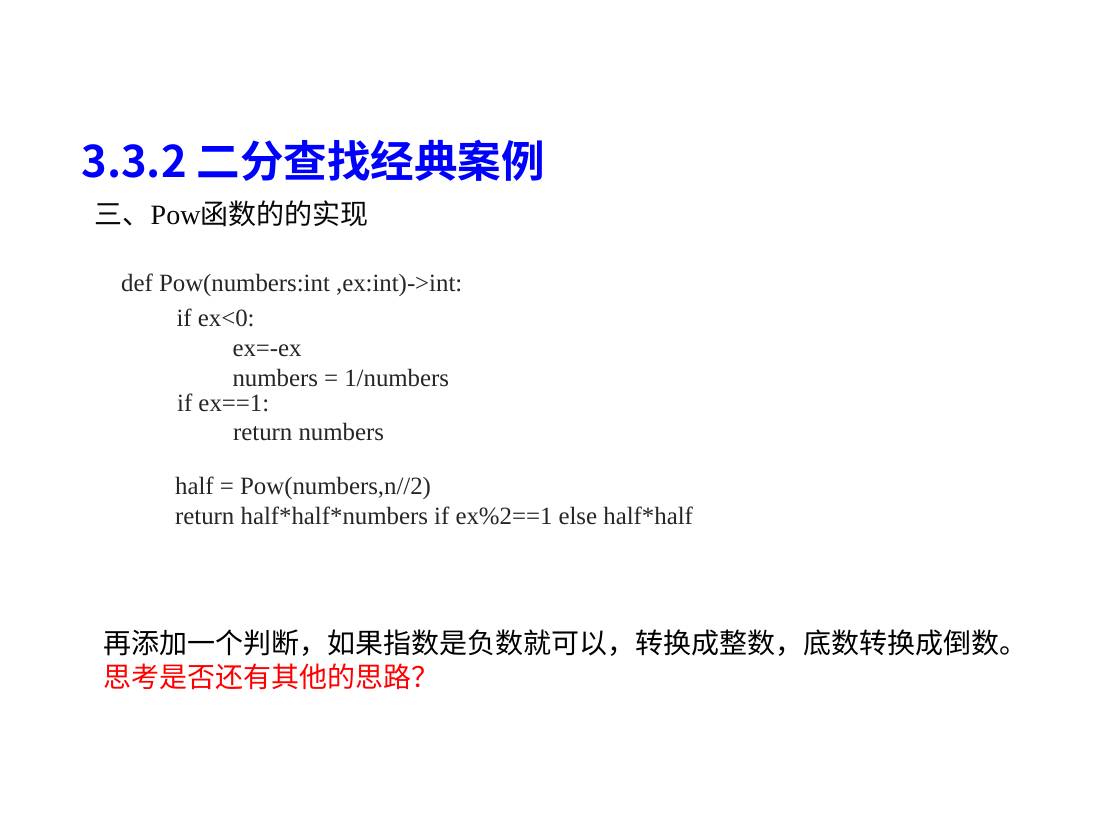
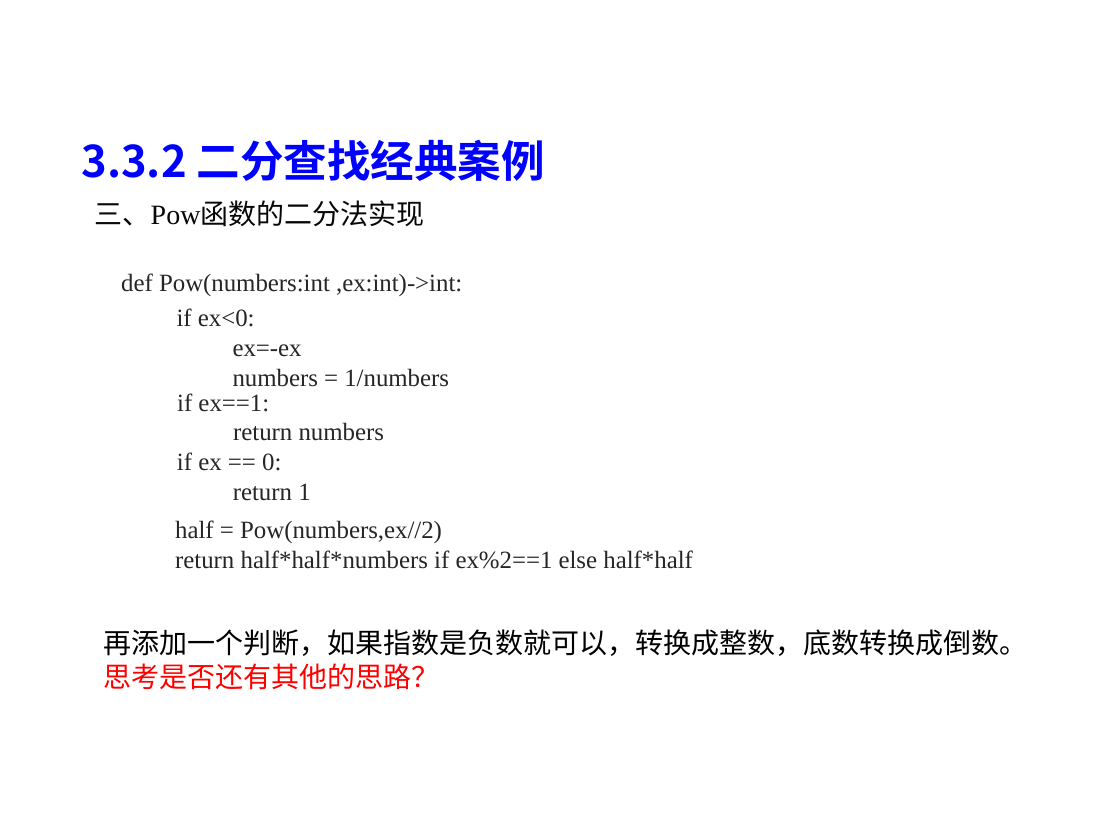
Before and after one commit to liutongling/DP, a slide deck: slide 81 of file/第3章 分治法计.pptx. Drawn at 1120x840 pixels with LibreOffice and Linux fonts; fonts in the diff are those of the drawing; background and template pictures are left out. Boxes give left, top, right and bottom in pixels: in the first picture for what was removed or moved away, otherwise in the second. Text is boxed around its words. In the diff, an @@ line names an element or a change of style, - is before the commit and + after.

```diff
--- a/file/第3章 分治法计.pptx
+++ b/file/第3章 分治法计.pptx
@@ text at bbox=[95, 200, 425, 227]: text changed @@
-三、Pow函数的的实现
+三、Pow函数的二分法实现
@@ text at bbox=[177, 452, 310, 501]: paragraphs added @@
+  if ex == 0:
+  return 1
@@ text "half = Pow(numbers,ex//2)": place and size @@
-text "half = Pow(numbers,ex//2)" at bbox=[175, 476, 693, 525]
+text "half = Pow(numbers,ex//2)" at bbox=[175, 520, 693, 569]
@@ text at bbox=[175, 520, 442, 543]: text changed @@
-half = Pow(numbers,n//2)
+half = Pow(numbers,ex//2)
```
Also in this commit, not shown: 1 other slide changed, 1 slide added, 2 other files.
